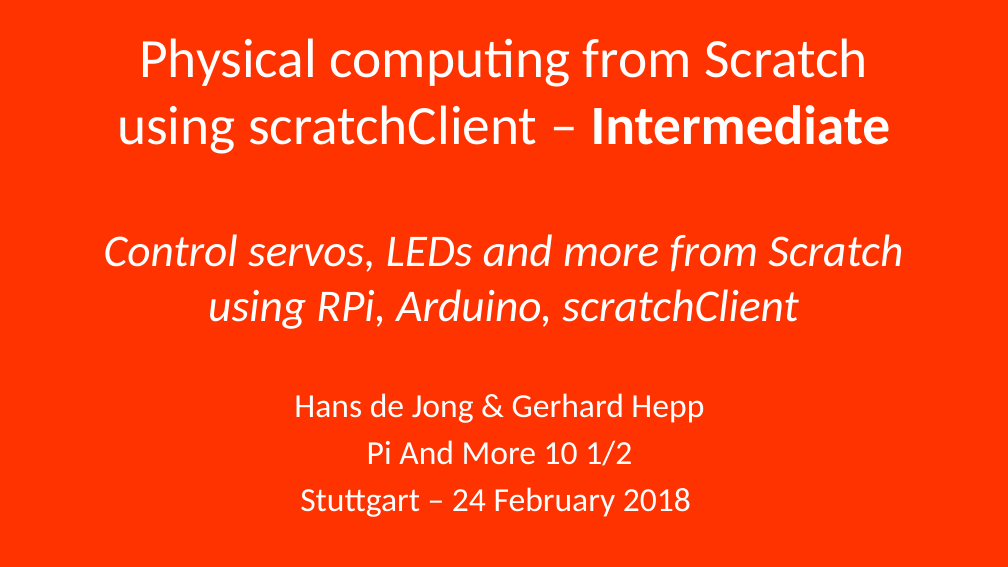
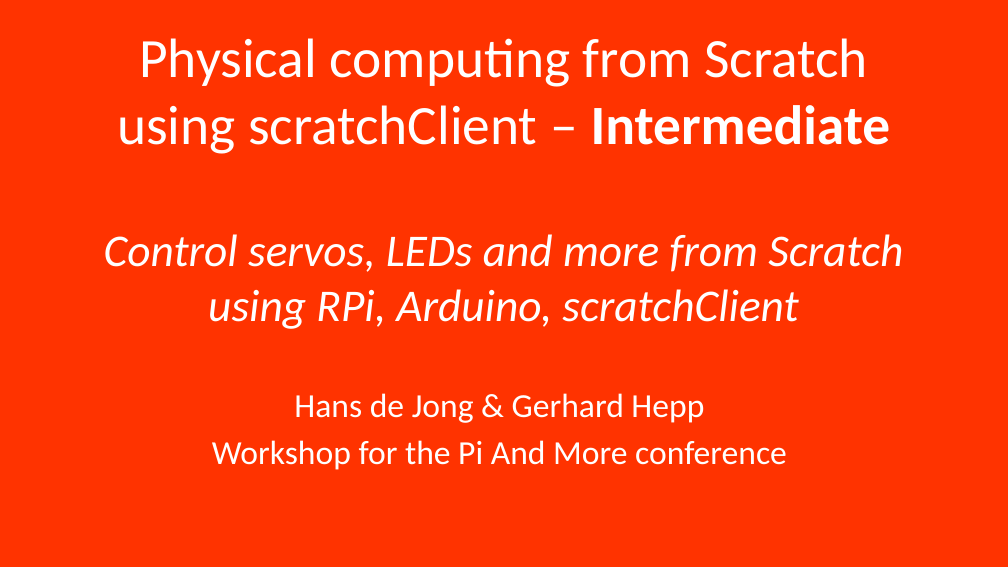
Before and after one commit to hansdejongehv/scratchClient-Tutorials, a slide deck: slide 1 of scratchClientTutorial/UK---English/UK - 2 - scratchCl Intermediate Tutorial.pptx. Drawn at 1008x567 pixels with LibreOffice and Linux fonts; fonts in the diff are those of the drawing. Boxes give left, top, right and bottom in pixels: in the first picture for what was removed or moved away, otherwise in the second. Text is boxed around its words. In the diff, an @@ line names an element or a change of style, - is before the commit and + after.

```diff
--- a/scratchClientTutorial/UK---English/UK - 2 - scratchCl Intermediate Tutorial.pptx
+++ b/scratchClientTutorial/UK---English/UK - 2 - scratchCl Intermediate Tutorial.pptx
@@ subtitle at box(212, 440, 787, 470): text changed @@
-Pi And More 10 1/2
-Stuttgart – 24 February 2018
+Workshop for the Pi And More conference
```
Also in this commit, not shown: 9 other slides changed, 2 other files.
